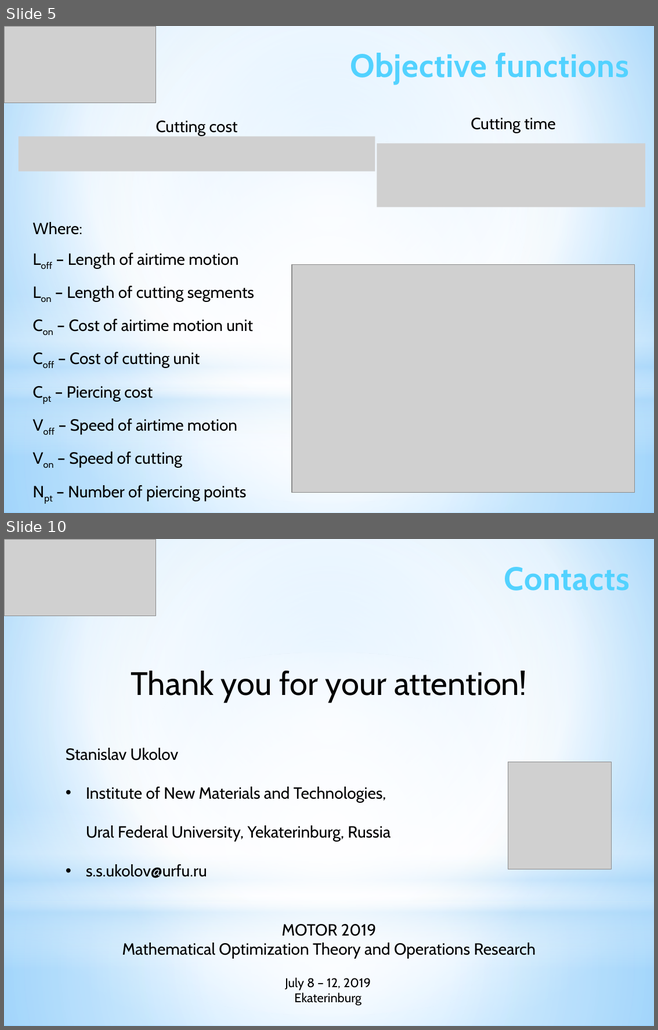
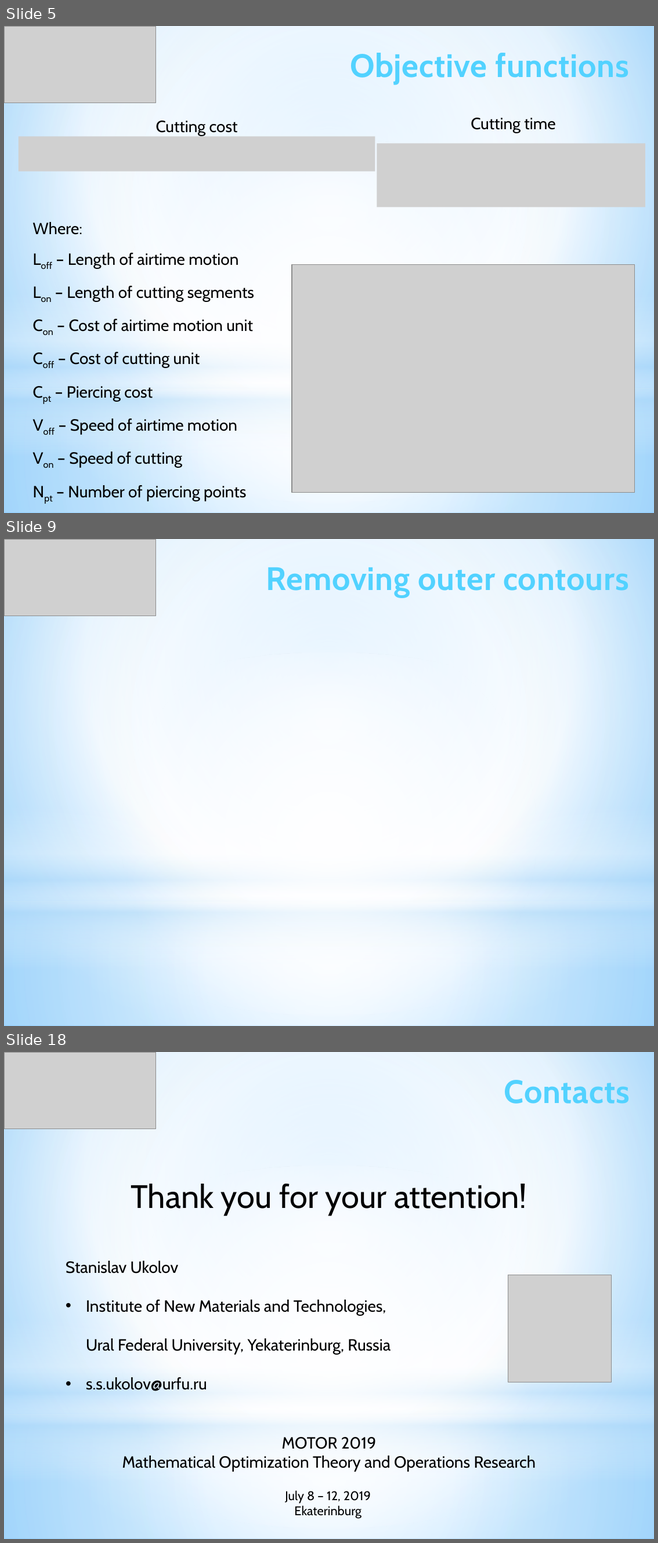
Before and after one commit to ukoloff/LaTeX, a slide deck: motor2019/pptx/Report.pptx. Shown one above the other, each under a label of ours: slides 5 and 10 before the commit, slides 5, 9 and 18 after it; the slides between them are not shown. The pictures are 658x1030 and 658x1543 pixels, drawn with LibreOffice and Linux fonts; fonts in the diff are those of the drawing; grey boxes stand for pictures. Boxes give left, top, right and bottom in pixels: in the first picture for what was removed or moved away, otherwise in the second. Text is boxed around its words. In the diff, an @@ line names an element or a change of style, - is before the commit and + after.

```diff
--- a/motor2019/pptx/Report.pptx
+++ b/motor2019/pptx/Report.pptx
@@ slide 9 added at <box>4,539,654,1026</box>, background gradient #9ED5FF to #FFFFFF to #5BB9FF; not listed: 4 template elements that a slide beside it also shows @@
@@ picture added at <box>4,539,155,616</box> @@
@@ text added at <box>266,567,628,597</box>, 36 pt, text gradient #52D2FF to #20A0CE, bold @@
+Removing outer contours
@@ what was slide 10 is now slide 18 @@
```
Also in this commit, not shown: 4 slides changed, 9 other slides added, 2 slides removed.
